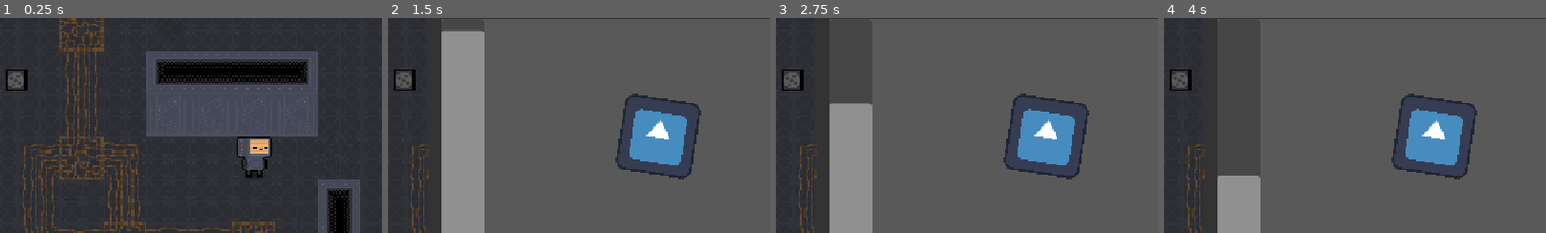
Above: before the commit, frames 1-4 (left to right).
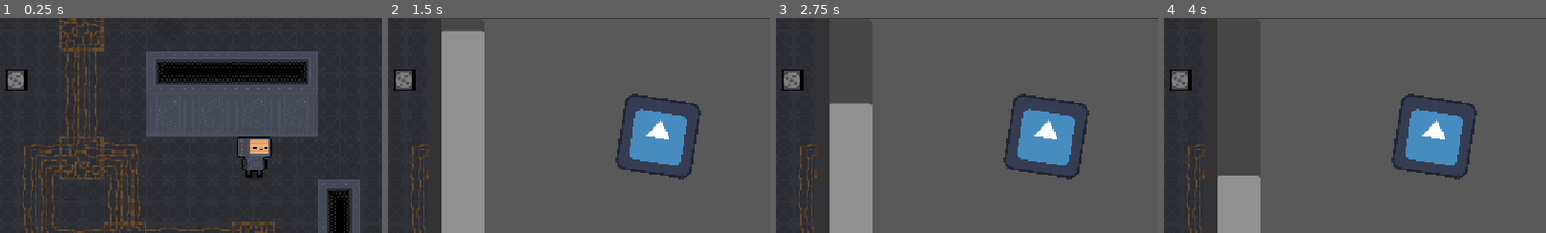
Above: after the commit, the same moments.

Repository: DuneRanger/MSI-GameJam
Game: Godot game, scene res://scenes/game/game.tscn
Two runs of this game, one before a commit and one after it. Both use one fixed random seed, a clock stepped at 60 frames per second and the inputs below. The engine's default icon, where the game draws it, is replaced by a stand-in: a white triangle on a blue panel in a dark square.
Inputs (mouse positions are % of the whole screen's width and height, from its top left):
- Up to frame 1 (0.25 s): no input
- Up to frame 2 (1.5 s): click "random" at 0.5 s; click "Wheel" at 1.25 s
- Up to frame 3 (2.75 s): click "Colors" at 2 s
- Up to frame 4 (4 s): move the mouse to (45, 70) at 2.77 s; hold W (move_up) from 2.78 s (still down); tap E (interact) at 2.85, 3.6 s; move the mouse to (80, 65) at 3.52 s
The pictures show only the part of the screen within x 15-65%, y 22-72%; the shares and areas given below are measured in that part.

The runs differ from the first frame. In frame 1, 0.2% of the frame differs, in the area x 2-7%, y 25-33%; in frame 2, 0.2%; in frame 3, 0.2%; in frame 4, 0.2%.

Commit message:
Add interactable machine glowing

Diff:
--- a/scripts/game/machines/machine.gd
+++ b/scripts/game/machines/machine.gd
@@ -16,6 +16,7 @@
 static var next_id: int = 0
 
 signal minigame_requested(machine: Machine, minigame_id: int)
+var is_glowing: bool = false
 
 func _init():
 	id = next_id
@@ -26,9 +27,28 @@
 	sprite.sprite_frames = machine_type.sprite_frames
 	interaction_area.body_entered.connect(on_body_entered)
 	interaction_area.body_exited.connect(on_body_exited)
+	enter_state(State.RUNNING)
+
+func turn_on_glow():
+	is_glowing = true
+
+func turn_off_glow():
+	is_glowing = false
+
+func get_sprite_rect() -> Rect2:
+	var texture = sprite.sprite_frames.get_frame_texture(sprite.animation, sprite.frame)
+	var size = texture.get_size() * sprite.scale
+	var top_left := sprite.position + sprite.offset * sprite.scale
+	if sprite.centered: top_left -= size / 2.0
+	return Rect2(top_left, size)
 
 func _process(delta: float) -> void:
 	process_state(delta)
+	if is_glowing:
+		sprite.modulate = Color(1.5, 1.4, 0.8)
+		is_glowing = false
+	else:
+		sprite.modulate = Color(1, 1, 1)
 
 func on_body_entered(body: Node2D) -> void:
 	if body.is_in_group("player"):
--- a/scripts/game/player/player.gd
+++ b/scripts/game/player/player.gd
@@ -31,6 +31,16 @@
 func _ready() -> void:
 	add_to_group("player")
 
+var glowing_machine: Machine = null
+func _process(_delta) -> void:
+	if glowing_machine != null: glowing_machine.turn_off_glow()
+	nearby_machines.sort_custom(_sort_by_distance_desc)
+	for machine in nearby_machines:
+		#if machine.state == Machine.State.OVERHEATED:
+			machine.turn_on_glow()
+			if Input.is_action_just_pressed("interact"):
+				machine.interact()
+			break
 func _physics_process(delta: float) -> void:
 	character_direction.x = Input.get_axis("move_left", "move_right")
 	character_direction.y = Input.get_axis("move_up", "move_down")
@@ -107,12 +117,6 @@
 
 	move_and_slide()
 
-	nearby_machines.sort_custom(_sort_by_distance_desc)
-	if Input.is_action_just_pressed("interact"):
-		for machine in nearby_machines:
-			#if machine.state == Machine.State.OVERHEATED:
-			machine.interact()
-
 func change_stamina(sign: String , amount: float):
 	match sign:
 		"+":
